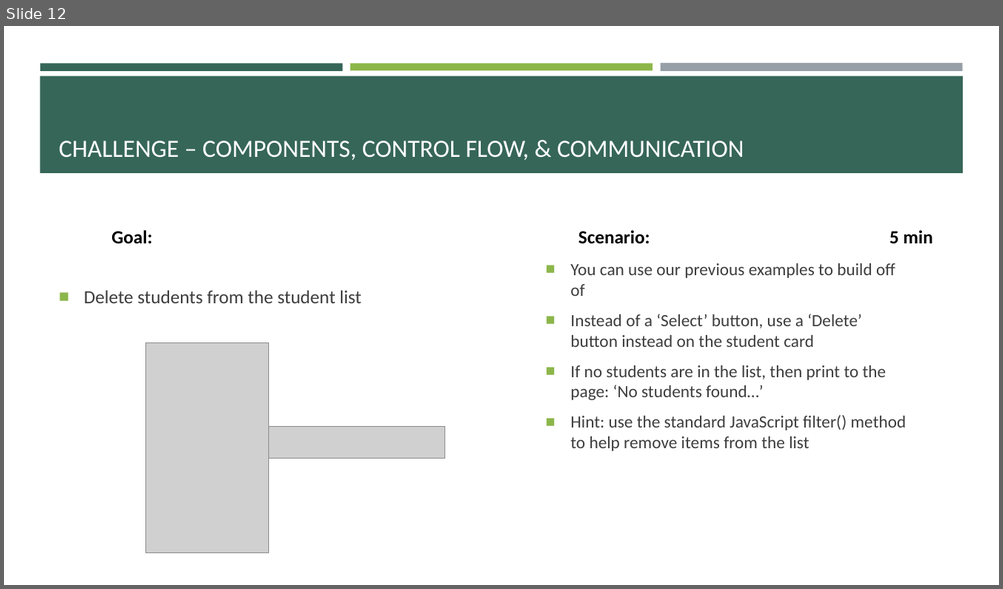
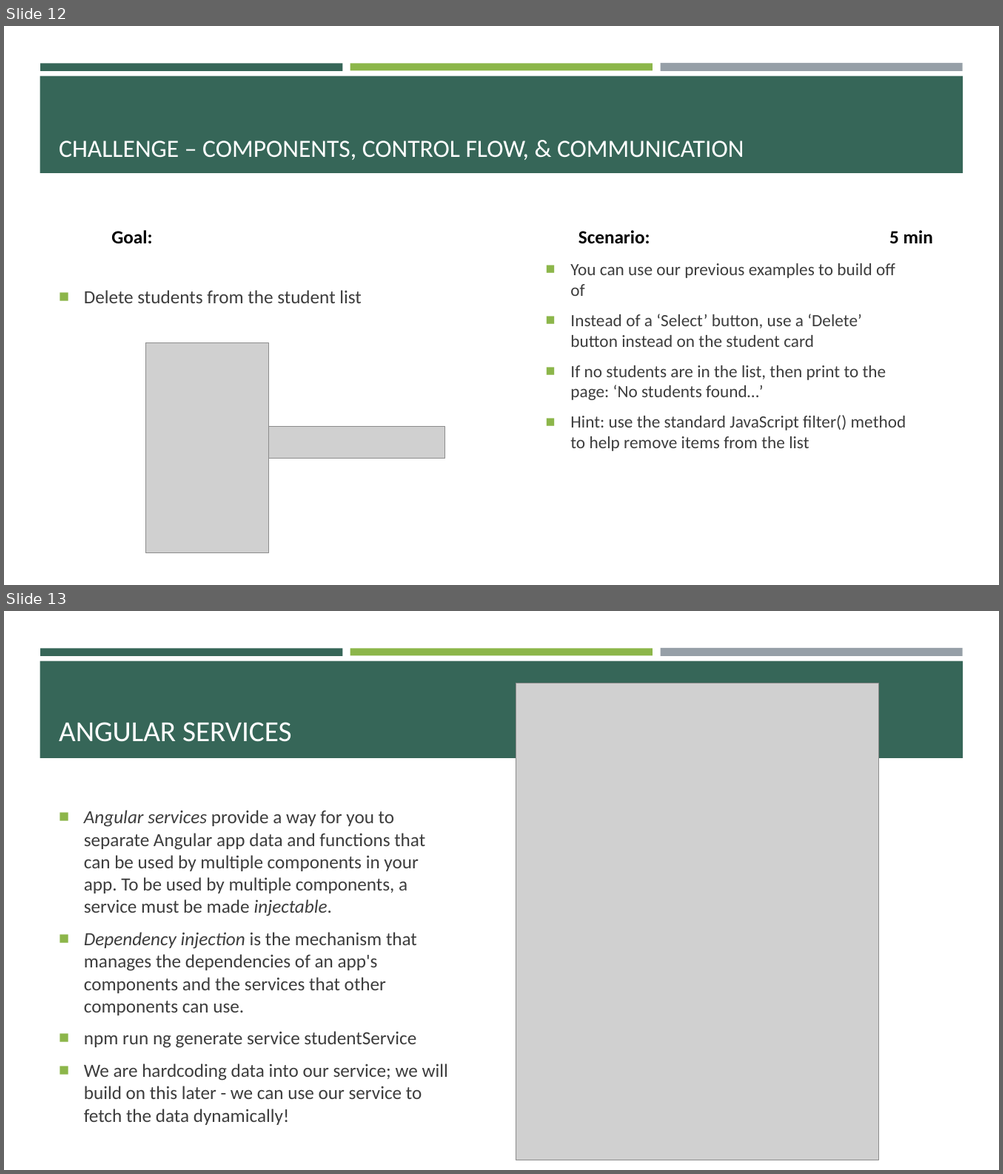
Before and after one commit to e-m-wilson/java-fs, a slide deck: Week_7/Angular.pptx. Shown one above the other, each under a label of ours: slide 12 before the commit, slides 12 and 13 after it. The pictures are 1003x589 and 1003x1174 pixels, drawn with LibreOffice and Linux fonts; fonts in the diff are those of the drawing; grey boxes stand for pictures. Boxes give left, top, right and bottom in pixels: in the first picture for what was removed or moved away, otherwise in the second. Text is boxed around its words. In the diff, an @@ line names an element or a change of style, - is before the commit and + after.

```diff
--- a/Week_7/Angular.pptx
+++ b/Week_7/Angular.pptx
@@ slide 13 added at [4,611,999,1170], background #FFFFFF; not listed: 4 template elements that a slide beside it also shows @@
@@ picture added at [516,684,879,1160] @@
@@ title added at [59,722,292,742], 28 pt, text #FFFFFF @@
+ANGULAR SERVICES
@@ text added at [84,810,448,1125], 18 pt, text #3D3D3D @@
+■ Angular services provide a way for you to separate Angular app data and functions that can be used by multiple components in your app. To be used by multiple components, a service must be made injectable.
+■ Dependency injection is the mechanism that manages the dependencies of an app's components and the services that other components can use.
+■ npm run ng generate service studentService
+■ We are hardcoding data into our service; we will build on this later - we can use our service to fetch the data dynamically!
```
Also in this commit, not shown: 2 slides changed, 7 other slides added.
